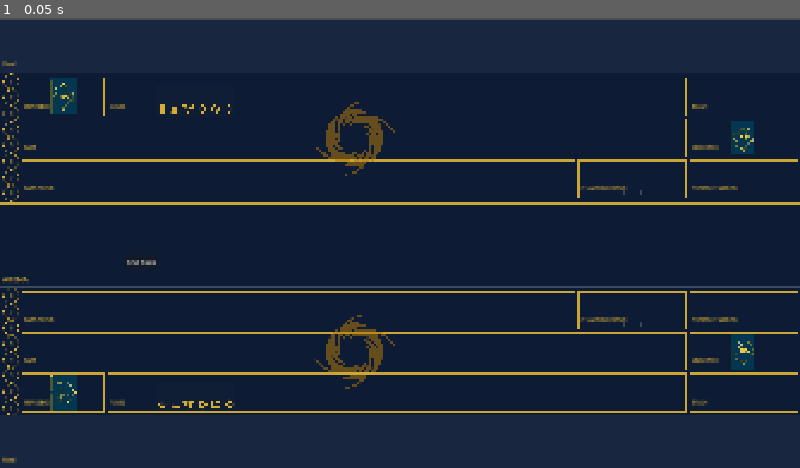
Above: before the commit, frame 1.
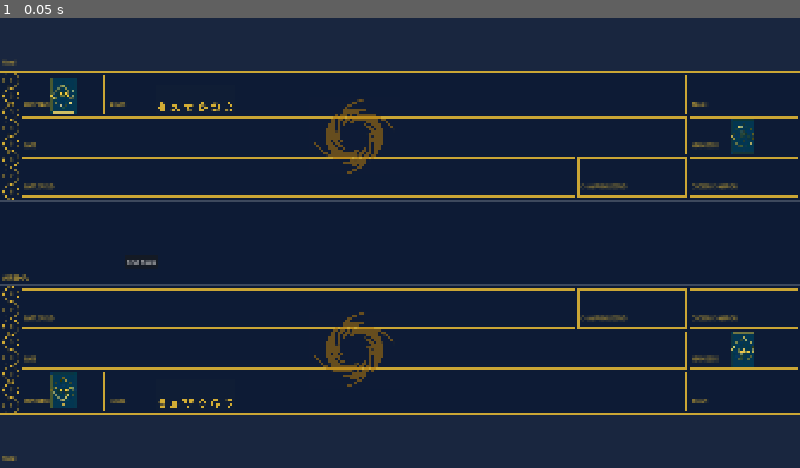
Above: after the commit, the same moment.

Repository: hashirmohammad/RiftBound
Game: Godot game, scene res://Scenes/main.tscn
The game is run twice, just before and just after one commit, with the same random seed, the same clock (stepped at 60 frames per second) and the same inputs.
Inputs:
- Up to frame 1 (0.05 s): no input

The runs differ from the first frame. In frame 1, 11% of the frame differs, in the area x 0-100%, y 0-99%.

Commit message:
make the card slot take in one arrow and change the glow affect

Diff:
--- a/Scenes/Card.tscn
+++ b/Scenes/Card.tscn
@@ -24,21 +24,6 @@
 position = Vector2(0, 6)
 shape = SubResource("RectangleShape2D_3p273")
 
-[node name="Attack" type="RichTextLabel" parent="." unique_id=222222222]
-offset_left = -65.0
-offset_top = 75.0
-offset_right = -25.0
-offset_bottom = 115.0
-scale = Vector2(2, 2)
-text = "0"
-
-[node name="Health" type="RichTextLabel" parent="." unique_id=333333333]
-offset_left = 50.0
-offset_top = 75.0
-offset_right = 90.0
-offset_bottom = 115.0
-scale = Vector2(2, 2)
-text = "0"
 
 [node name="AnimationPlayer" type="AnimationPlayer" parent="." unique_id=444444444]
 
--- a/Scenes/CardSlot.tscn
+++ b/Scenes/CardSlot.tscn
@@ -3,16 +3,10 @@
 [ext_resource type="Script" uid="uid://nm1xostfv6gs" path="res://Scripts/CardSlot.gd" id="1_enycx"]
 
 [sub_resource type="RectangleShape2D" id="RectangleShape2D_mt86f"]
-size = Vector2(180, 266)
+size = Vector2(3246.5, 180)
 
 [node name="CardSlot" type="Node2D" unique_id=402928220]
 script = ExtResource("1_enycx")
-
-[node name="CardSlotImage" type="Polygon2D" parent="." unique_id=673516698]
-z_index = 4
-color = Color(0.83137256, 0.6666667, 0.20784314, 1)
-polygon = PackedVector2Array(-60, -80, 60, -80, 60, 80, -60, 80)
-uv = PackedVector2Array(-60, -80, 60, -80, 60, 80, -60, 80)
 
 [node name="Area2D" type="Area2D" parent="." unique_id=2014197897]
 collision_layer = 2
--- a/Scenes/main.tscn
+++ b/Scenes/main.tscn
@@ -5,7 +5,6 @@
 [ext_resource type="Script" uid="uid://nm1xostfv6gs" path="res://Scripts/CardSlot.gd" id="1_kry3j"]
 [ext_resource type="Script" uid="uid://b407ds4aw5ilw" path="res://Scripts/Board.gd" id="2_hptm8"]
 [ext_resource type="PackedScene" uid="uid://bdtm88erd1wam" path="res://Scenes/CardSlot.tscn" id="2_jjvhh"]
-[ext_resource type="PackedScene" uid="uid://dqa2j36fv1sc1" path="res://Scenes/EnemyCardSlot.tscn" id="4_344ge"]
 [ext_resource type="Script" uid="uid://b6hu1scu45nvc" path="res://Scripts/HandManager.gd" id="4_jjvhh"]
 [ext_resource type="Script" uid="uid://bbn3edfjdvn2i" path="res://Scripts/Deck.gd" id="5_6bp64"]
 [ext_resource type="Script" uid="uid://dbj7q7e1mye34" path="res://Scripts/InputManager.gd" id="6_344ge"]
@@ -18,8 +17,6 @@
 
 [node name="Board" parent="." unique_id=272103127 instance=ExtResource("1_344ge")]
 z_index = -1
-offset_top = 4.0
-offset_bottom = 4.0
 script = ExtResource("2_hptm8")
 
 [node name="HandManager" type="Node2D" parent="." unique_id=1612433838]
@@ -33,74 +30,8 @@
 script = ExtResource("1_kry3j")
 
 [node name="CardSlot" parent="CardSlots" unique_id=402928220 instance=ExtResource("2_jjvhh")]
-z_index = -3
-position = Vector2(400, 800)
-scale = Vector2(0.55, 0.55)
-
-[node name="CardSlot2" parent="CardSlots" unique_id=1283769364 instance=ExtResource("2_jjvhh")]
-z_index = -3
-position = Vector2(600, 800)
-scale = Vector2(0.55, 0.55)
-
-[node name="CardSlot3" parent="CardSlots" unique_id=1618857134 instance=ExtResource("2_jjvhh")]
-z_index = -3
-position = Vector2(800, 800)
-scale = Vector2(0.55, 0.55)
-
-[node name="CardSlot4" parent="CardSlots" unique_id=1424280011 instance=ExtResource("2_jjvhh")]
-z_index = -3
-position = Vector2(1000, 800)
-scale = Vector2(0.55, 0.55)
-
-[node name="EnemyCardSlot11" parent="CardSlots" unique_id=1114199844 instance=ExtResource("4_344ge")]
-visible = false
-position = Vector2(960, 360)
-scale = Vector2(0.6, 0.6)
-
-[node name="EnemyCardSlot12" parent="CardSlots" unique_id=796037131 instance=ExtResource("4_344ge")]
-visible = false
-position = Vector2(820, 360)
-scale = Vector2(0.6, 0.6)
-
-[node name="EnemyCardSlot13" parent="CardSlots" unique_id=2111261857 instance=ExtResource("4_344ge")]
-visible = false
-position = Vector2(680, 360)
-scale = Vector2(0.6, 0.6)
-
-[node name="EnemyCardSlot14" parent="CardSlots" unique_id=1034455319 instance=ExtResource("4_344ge")]
-visible = false
-position = Vector2(1100, 359.99994)
-scale = Vector2(0.6, 0.6)
-
-[node name="EnemyCardSlot15" parent="CardSlots" unique_id=1433425816 instance=ExtResource("4_344ge")]
-visible = false
-position = Vector2(1240, 360)
-scale = Vector2(0.6, 0.6)
-
-[node name="EnemyCardSlot17" parent="CardSlots" unique_id=1578713487 instance=ExtResource("4_344ge")]
-visible = false
-position = Vector2(820, 180)
-scale = Vector2(0.6, 0.6)
-
-[node name="EnemyCardSlot18" parent="CardSlots" unique_id=456593910 instance=ExtResource("4_344ge")]
-visible = false
-position = Vector2(680, 180)
-scale = Vector2(0.6, 0.6)
-
-[node name="EnemyCardSlot19" parent="CardSlots" unique_id=840658557 instance=ExtResource("4_344ge")]
-visible = false
-position = Vector2(1100, 180)
-scale = Vector2(0.6, 0.6)
-
-[node name="EnemyCardSlot20" parent="CardSlots" unique_id=1776672744 instance=ExtResource("4_344ge")]
-visible = false
-position = Vector2(1240, 180)
-scale = Vector2(0.6, 0.6)
-
-[node name="EnemyCardSlot16" parent="CardSlots" unique_id=363031477 instance=ExtResource("4_344ge")]
-visible = false
-position = Vector2(960.00006, 180)
-scale = Vector2(0.6, 0.6)
+position = Vector2(850, 796)
+scale = Vector2(0.49, 0.49)
 
 [node name="Deck" type="Node2D" parent="." unique_id=1400586426]
 position = Vector2(140, 955)
@@ -138,22 +69,5 @@
 offset_bottom = 601.0
 text = "End Turn"
 
-[node name="OpponentDeck" type="Node2D" parent="." unique_id=1766649185]
-
-[node name="Sprite2D" type="Sprite2D" parent="OpponentDeck" unique_id=1672074610]
-z_index = -2
-position = Vector2(1780, 125)
-scale = Vector2(0.8, 0.8)
-
-[node name="RichTextLabel" type="RichTextLabel" parent="OpponentDeck" unique_id=1252174824]
-modulate = Color(0, 0, 0, 1)
-z_index = -2
-offset_left = 1772.8
-offset_top = 102.6
-offset_right = 1812.8
-offset_bottom = 142.6
-scale = Vector2(2, 2)
-text = "0"
-
 [node name="GameController" type="Node" parent="." unique_id=540227294]
 script = ExtResource("9_ynf5e")
--- a/Scripts/Board.gd
+++ b/Scripts/Board.gd
@@ -84,16 +84,15 @@
 
 func get_slot_index_under_mouse() -> int:
 	var mouse_pos = get_global_mouse_position()
-	var slot_size := Vector2(140, 190)
 
 	for i in range(_player_slot_nodes.size()):
 		var slot = _player_slot_nodes[i]
 		if slot == null:
 			continue
 
-		var rect = Rect2(slot.global_position - slot_size / 2.0, slot_size)
-		if rect.has_point(mouse_pos):
-			print("Detected slot index: ", i, " / total slots: ", _player_slot_nodes.size())
+		var local_mouse: Vector2 = slot.to_local(mouse_pos)
+		var half: Vector2 = slot._get_collision_size() / 2.0
+		if abs(local_mouse.x) <= half.x and abs(local_mouse.y) <= half.y:
 			return i
 
 	return -1
@@ -250,18 +249,10 @@
 	for slot in slots:
 		if slot == null:
 			continue
-
-		# Remove existing cards from slot
-		for child in slot.get_children():
-			if child is RiftCard:
-				child.queue_free()
+		slot.clear_cards()
 
 	# Now place cards based on board_slots
 	for i in range(player.board_slots.size()):
-		var card_instance = player.board_slots[i]
-		if card_instance == null:
-			continue
-
 		if i >= slots.size():
 			continue
 
@@ -269,13 +260,26 @@
 		if slot == null:
 			continue
 
+		for card_instance in player.board_slots[i]:
+			var card: RiftCard = CARD_SCENE.instantiate()
+			card.scale = Vector2(0.8, 0.8)
+			card.z_index = 5
+			slot.add_card(card)
+			card.setup_from_instance(card_instance)
+			card.set_card_state(RiftCard.CardState.ON_BOARD)
+
+func render_slot(player: PlayerState, slot_index: int) -> void:
+	if slot_index >= _player_slot_nodes.size():
+		return
+	var slot = _player_slot_nodes[slot_index]
+	if slot == null:
+		return
+	slot.clear_cards()
+	for card_instance in player.board_slots[slot_index]:
 		var card: RiftCard = CARD_SCENE.instantiate()
-		slot.add_child(card)
-
-		card.position = Vector2.ZERO
 		card.scale = Vector2(0.8, 0.8)
 		card.z_index = 5
-
+		slot.add_card(card)
 		card.setup_from_instance(card_instance)
 		card.set_card_state(RiftCard.CardState.ON_BOARD)
 
@@ -405,15 +409,6 @@
 		card.z_index = 5
 		card.setup_from_instance(inst)
 		card.set_card_state(RiftCard.CardState.ON_BOARD)
-
-		var atk = card.get_node_or_null("Attack")
-		if atk:
-			atk.visible = false
-
-		var hp = card.get_node_or_null("Health")
-		if hp:
-			hp.visible = false
-
 		_battlefield_cards_visuals.append(card)
 
 func _clear_rune_visuals() -> void:
@@ -457,14 +452,6 @@
 		card.update_visuals()
 		card.set_card_state(RiftCard.CardState.ON_BOARD)
 
-		var atk = card.get_node_or_null("Attack")
-		if atk:
-			atk.visible = false
-
-		var hp = card.get_node_or_null("Health")
-		if hp:
-			hp.visible = false
-
 		if rune_inst.is_exhausted():
 			card.modulate = Color(0.7, 0.7, 0.7, 1.0)
 		else:
--- a/Scripts/CardManager.gd
+++ b/Scripts/CardManager.gd
@@ -74,12 +74,8 @@
 
 	for i in range(slots.size()):
 		var slot = slots[i]
-		var valid := true
-
-		if i < player.board_slots.size() and player.board_slots[i] != null:
-			valid = false
-
-		slot.highlight(true, valid)
+		var count: int = player.board_slots[i].size() if i < player.board_slots.size() else 0
+		slot.highlight(true, true, count)
 
 func _clear_slot_highlights() -> void:
 	if board_reference == null:
--- a/Scripts/CardSlot.gd
+++ b/Scripts/CardSlot.gd
@@ -1,11 +1,16 @@
 class_name CardSlot
 extends Node2D
 
-const CARD_SPACING := 130.0
+const CARD_SPACING := 180.0
+const CARD_W := 144.0
+const CARD_H := 213.0
 
 @export_enum("UNIT", "SPELL", "RUNE", "CHAMPION") var card_slot_type: int = 0
 
 var cards: Array = []
+var _glow_on: bool = false
+var _glow_color: Color = Color.GREEN
+var _glow_card_count: int = 0
 
 var card_in_slot: bool:
 	get: return cards.size() > 0
@@ -13,6 +18,26 @@
 func _ready() -> void:
 	if has_node("CardSlotImage"):
 		$CardSlotImage.visible = false
+
+func _process(_delta: float) -> void:
+	if _glow_on:
+		queue_redraw()
+
+func _draw() -> void:
+	if not _glow_on:
+		return
+	var size := _get_collision_size()
+	var rect := Rect2(-size / 2.0, size)
+	draw_rect(rect, _glow_color, false, 4.0)
+	draw_rect(rect, Color(_glow_color.r, _glow_color.g, _glow_color.b, 0.15), true)
+
+func _get_collision_size() -> Vector2:
+	var area = get_node_or_null("Area2D")
+	if area:
+		var s = area.get_node_or_null("CollisionShape2D")
+		if s and s.shape is RectangleShape2D:
+			return s.shape.size
+	return Vector2(CARD_W, CARD_H)
 
 func add_card(card: RiftCard) -> void:
 	if card in cards:
@@ -36,23 +61,34 @@
 
 func _reposition_cards() -> void:
 	var count := cards.size()
-	if count == 0:
-		return
 
-	var total_width := (count - 1) * CARD_SPACING
-	var start_x := -total_width / 2.0
+	var total_width := CARD_W if count <= 1 else (count - 1) * CARD_SPACING + CARD_W
+	var start_x := -total_width / 2.0 + CARD_W / 2.0
 
 	for i in range(count):
 		cards[i].position = Vector2(start_x + i * CARD_SPACING, 0.0)
 
-func highlight(on: bool, valid: bool = true) -> void:
-	if not has_node("CardSlotImage"):
+func _update_collision(width: float) -> void:
+	var area = get_node_or_null("Area2D")
+	if area == null:
 		return
+	var shape_node = area.get_node_or_null("CollisionShape2D")
+	if shape_node == null:
+		return
+	var rect := shape_node.shape as RectangleShape2D
+	if rect == null:
+		return
+	rect.size = Vector2(width, CARD_H)
+	queue_redraw()
 
-	var img = $CardSlotImage
+func clear_cards() -> void:
+	for card in cards:
+		if is_instance_valid(card):
+			card.queue_free()
+	cards.clear()
 
-	if on:
-		img.visible = true
-		img.modulate = Color(0, 1, 0, 0.4) if valid else Color(1, 0, 0, 0.4)
-	else:
-		img.visible = false
+func highlight(on: bool, valid: bool = true, card_count: int = -1) -> void:
+	_glow_on = on
+	_glow_color = Color(0, 1, 0, 0.9) if valid else Color(1, 0, 0, 0.9)
+	_glow_card_count = card_count if card_count >= 0 else cards.size()
+	queue_redraw()
--- a/Scripts/GameController.gd
+++ b/Scripts/GameController.gd
@@ -79,10 +79,16 @@
 	var action = PlayCardAction.new(player.id, card_uid)
 	apply_backend_action(action)
 
-func try_play_card_to_slot(card_uid: int, slot_index: int) -> void:
+func try_play_card_to_slot(card_uid: int, slot_index: int) -> bool:
 	var player = state.get_active_player()
 	var action = PlayCardAction.new(player.id, card_uid, slot_index)
-	apply_backend_action(action)
+	var success := GameEngine.apply_action(state, action)
+	if not success:
+		print("Action failed: ", action.get_error_message())
+		return false
+	refresh_hand_ui()
+	board.render_slot(state.get_active_player(), slot_index)
+	return true
 
 func try_end_turn() -> void:
 	var player = state.get_active_player()
--- a/Scripts/InputManager.gd
+++ b/Scripts/InputManager.gd
@@ -42,8 +42,11 @@
 	var slot_index : int = board_reference.get_slot_index_under_mouse()
 
 	if slot_index != -1:
-		game_controller.try_play_card_to_slot(dragged_card.card_uid, slot_index)
-		card_manager_reference.clear_dragged_card()
+		var success: bool = game_controller.try_play_card_to_slot(dragged_card.card_uid, slot_index)
+		if success:
+			card_manager_reference.clear_dragged_card()
+		else:
+			card_manager_reference.return_dragged_card_to_hand()
 	else:
 		card_manager_reference.return_dragged_card_to_hand()
 
--- a/Scripts/play_card_action.gd
+++ b/Scripts/play_card_action.gd
@@ -35,10 +35,7 @@
 		_error_message = "Invalid PLAY_CARD: slot index out of range."
 		return false
 
-	if p.board_slots[slot_index] != null:
-		_error_message = "Invalid PLAY_CARD: target slot already occupied."
-		return false
-	print("slot_index=", slot_index, " board_slots.size()=", p.board_slots.size())
+
 	return true
 
 func execute(state: GameState) -> void:
@@ -57,7 +54,7 @@
 	p.hand.remove_at(hand_index)
 	card.exhaust()
 
-	p.board_slots[slot_index] = card
+	p.board_slots[slot_index].append(card)
 
 	# Temporary compatibility with existing code
 	if not p.board.has(card):
--- a/Scripts/player_state.gd
+++ b/Scripts/player_state.gd
@@ -13,7 +13,7 @@
 var legend: CardInstance #legend card
 var champion: CardInstance #champion card
 var arena: CardInstance #fighting arena
-var board_slots: Array = [null, null, null, null, null, null, null, null]
+var board_slots: Array = [[], [], [], [], [], [], [], []]
 
 func _init(player_id: int):
 	id = player_id
